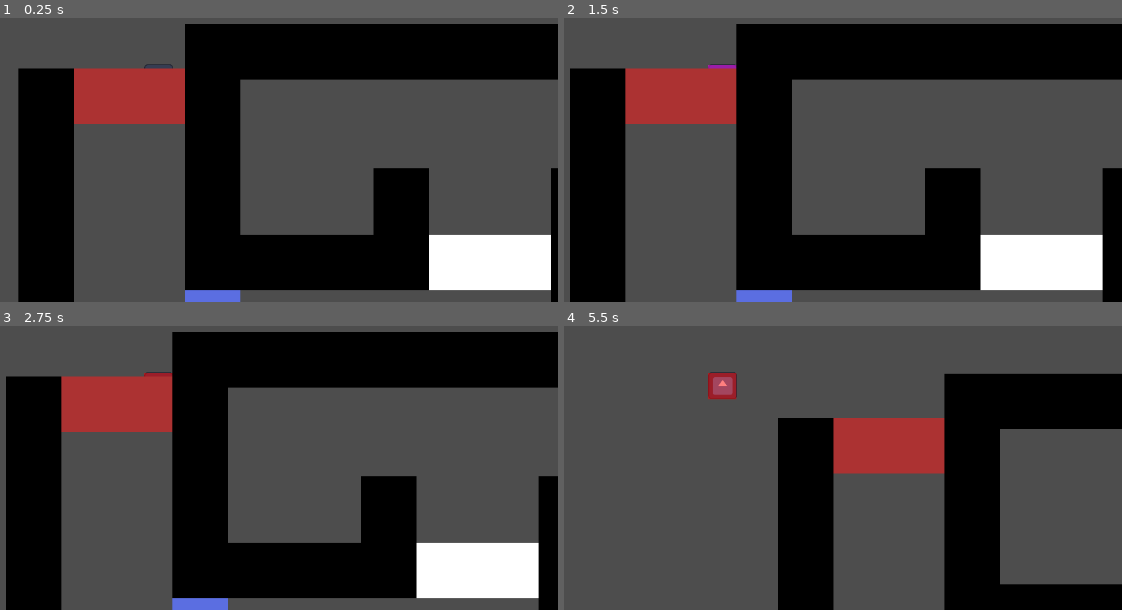
Above: before the commit, frames 1-4 (two rows, left to right).
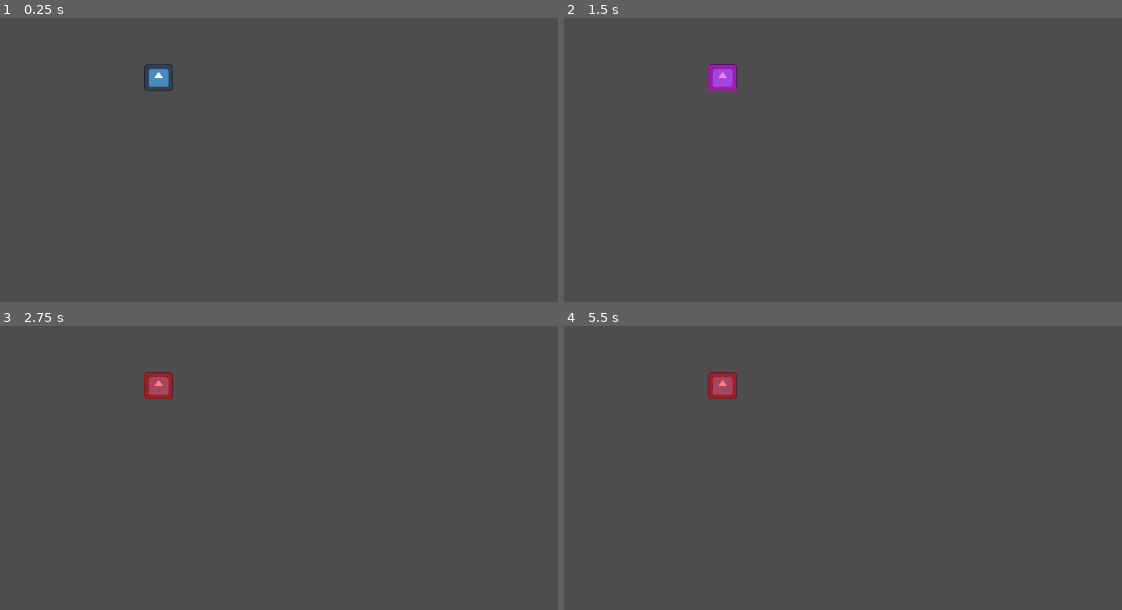
Above: after the commit, the same moments.

Repository: tulltoll/Maze-Runner
Game: Godot game, scene res://Scenes/mainscene.tscn
Same seed, same stepped clock (60 frames per second), same inputs: the game is played once before the commit and once after it. The engine's default icon, where the game draws it, is replaced by a stand-in: a white triangle on a blue panel in a dark square.
Inputs:
- Up to frame 1 (0.25 s): no input
- Up to frame 2 (1.5 s): tap Enter at 0.5 s; hold D (move_right) 0.53-1.28 s; tap 2 (blue_mask) at 0.6 s; tap Space at 1.25 s; hold S (move_down) from 1.28 s (still down); tap 1 (red_mask) at 1.35 s
- Up to frame 3 (2.75 s): tap Enter at 2 s; release S (move_down) at 2.03 s; hold D (move_right) from 2.03 s (still down); tap 2 (blue_mask) at 2.1 s
- Up to frame 4 (5.5 s): tap Space at 2.75 s; release D (move_right) at 2.78 s; hold W (move_up) 2.78-3.53 s; tap 1 (red_mask) at 2.85, 4.35 s; hold A (move_left) 3.53-5.03 s; tap 2 (blue_mask) at 3.6, 5.1 s; hold S (move_down) from 5.03 s (still down)

The runs differ from the first frame. In frame 1, 47% of the frame differs, in the area x 3-100%, y 2-100%; in frame 2, 48%, in the area x 1-100%, y 2-100%; in frame 3, 48%; in frame 4, 25%.

Commit message:
La inn ny tilemap
La inn en ny tilemap med faktiske assets, jeg har laget

Diff:
--- a/maze-runner/Scenes/tilemap.tscn
+++ b/maze-runner/Scenes/tilemap.tscn
@@ -1,20 +1,53 @@
 [gd_scene format=4 uid="uid://b4uh1s7i1kwjg"]
 
-[ext_resource type="Texture2D" uid="uid://ciwts140kjy6i" path="res://Sprites/TestTiles.png" id="1_lql4k"]
+[ext_resource type="Texture2D" uid="uid://b872w0iea1yy5" path="res://Sprites/Tilemap.png" id="1_lql4k"]
 
-[sub_resource type="TileSetAtlasSource" id="TileSetAtlasSource_lql4k"]
+[sub_resource type="TileSetAtlasSource" id="TileSetAtlasSource_wwf40"]
 texture = ExtResource("1_lql4k")
-texture_region_size = Vector2i(80, 80)
 1:0/0 = 0
-1:0/0/physics_layer_0/polygon_0/points = PackedVector2Array(-40, -8, 40, -8, 40, 40, -40, 40)
 2:0/0 = 0
-2:0/0/physics_layer_2/polygon_0/points = PackedVector2Array(-40, -8, 40, -8, 40, 40, -40, 40)
 3:0/0 = 0
-3:0/0/physics_layer_1/polygon_0/points = PackedVector2Array(-40, -8, 40, -8, 40, 40, -40, 40)
 4:0/0 = 0
-4:0/0/physics_layer_4/polygon_0/points = PackedVector2Array(-40, 40, 40, 40, 40, -8, -40, -8)
-5:0/0 = 0
-5:0/0/physics_layer_3/polygon_0/points = PackedVector2Array(-40, 40, -40, -8, 40, -8, 40, 40)
+4:0/0/physics_layer_0/polygon_0/points = PackedVector2Array(-8, -2.6666665, 8, -2.6666665, 8, 8, -8, 8)
+0:1/0 = 0
+0:1/0/physics_layer_4/polygon_0/points = PackedVector2Array(-8, 8, -8, -8, 8, -8, 8, 8)
+1:1/0 = 0
+2:1/0 = 0
+2:1/0/physics_layer_2/polygon_0/points = PackedVector2Array(-8, -2.6666665, 8, -2.6666665, 8, 8, -8, 8)
+3:1/0 = 0
+3:1/0/physics_layer_2/polygon_0/points = PackedVector2Array(-8, -2.6666665, 8, -2.6666665, 8, 8, -8, 8)
+4:1/0 = 0
+4:1/0/physics_layer_2/polygon_0/points = PackedVector2Array(-8, -2.6666665, 8, -2.6666665, 8, 8, -8, 8)
+0:2/0 = 0
+0:2/0/physics_layer_2/polygon_0/points = PackedVector2Array(-8, -8, 8, -8, 8, 8, -8, 8, -8, -8)
+1:2/0 = 0
+1:2/0/physics_layer_0/polygon_0/points = PackedVector2Array(-8, -8, 8, -8, 8, 8, -8, 8)
+2:2/0 = 0
+2:2/0/physics_layer_1/polygon_0/points = PackedVector2Array(-8, -2.6666665, 8, -2.6666665, 8, 8, -8, 8)
+3:2/0 = 0
+3:2/0/physics_layer_1/polygon_0/points = PackedVector2Array(-8, -2.6666665, 8, -2.6666665, 8, 8, -8, 8)
+4:2/0 = 0
+4:2/0/physics_layer_1/polygon_0/points = PackedVector2Array(-8, -2.6666665, 8, -2.6666665, 8, 8, -8, 8)
+0:3/0 = 0
+0:3/0/physics_layer_1/polygon_0/points = PackedVector2Array(-8, -8, 8, -8, 8, 8, -8, 8)
+1:3/0 = 0
+1:3/0/physics_layer_0/polygon_0/points = PackedVector2Array(-8, -8, 8, -8, 8, 8, -8, 8)
+2:3/0 = 0
+2:3/0/physics_layer_3/polygon_0/points = PackedVector2Array(-8, -2.6666665, 8, -2.6666665, 8, 8, -8, 8)
+3:3/0 = 0
+3:3/0/physics_layer_3/polygon_0/points = PackedVector2Array(-8, -2.6666665, 8, -2.6666665, 8, 8, -8, 8)
+4:3/0 = 0
+4:3/0/physics_layer_3/polygon_0/points = PackedVector2Array(-8, -2.6666665, 8, -2.6666665, 8, 8, -8, 8)
+0:4/0 = 0
+0:4/0/physics_layer_3/polygon_0/points = PackedVector2Array(-8, -8, 8, -8, 8, 8, -8, 8)
+1:4/0 = 0
+1:4/0/physics_layer_0/polygon_0/points = PackedVector2Array(-8, -8, 8, -8, 8, 8, -8, 8, -8, -8, -8, 8)
+2:4/0 = 0
+2:4/0/physics_layer_0/polygon_0/points = PackedVector2Array(-8, -8, 8, -8, 8, 8, -8, 8)
+3:4/0 = 0
+3:4/0/physics_layer_0/polygon_0/points = PackedVector2Array(-8, -8, 8, -8, 8, 8, -8, 8)
+4:4/0 = 0
+4:4/0/physics_layer_0/polygon_0/points = PackedVector2Array(-8, -8, 8, -8, 8, 8, -8, 8)
 
 [sub_resource type="TileSet" id="TileSet_j6h4s"]
 physics_layer_0/collision_layer = 2
@@ -22,7 +55,7 @@
 physics_layer_2/collision_layer = 8
 physics_layer_3/collision_layer = 16
 physics_layer_4/collision_layer = 32
-sources/9 = SubResource("TileSetAtlasSource_lql4k")
+sources/10 = SubResource("TileSetAtlasSource_wwf40")
 
 [node name="TileMapLayer" type="TileMapLayer" unique_id=1762912167]
 light_mask = 32
Binary file added: maze-runner/Sprites/Tilemap.png
Not shown, added: maze-runner/Sprites/Tilemap.png.import
